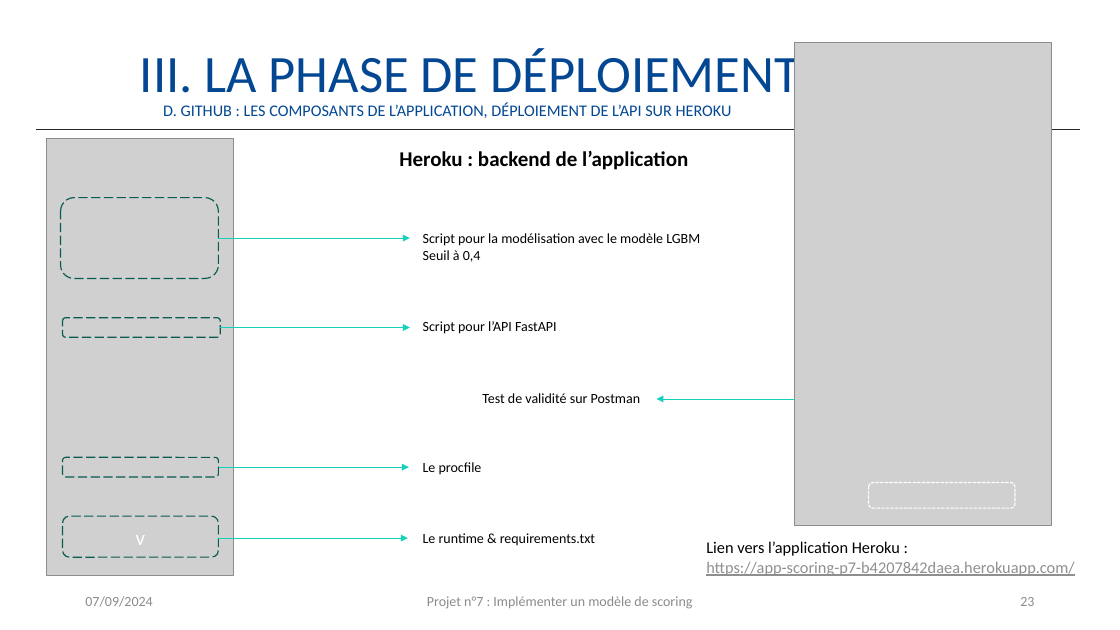
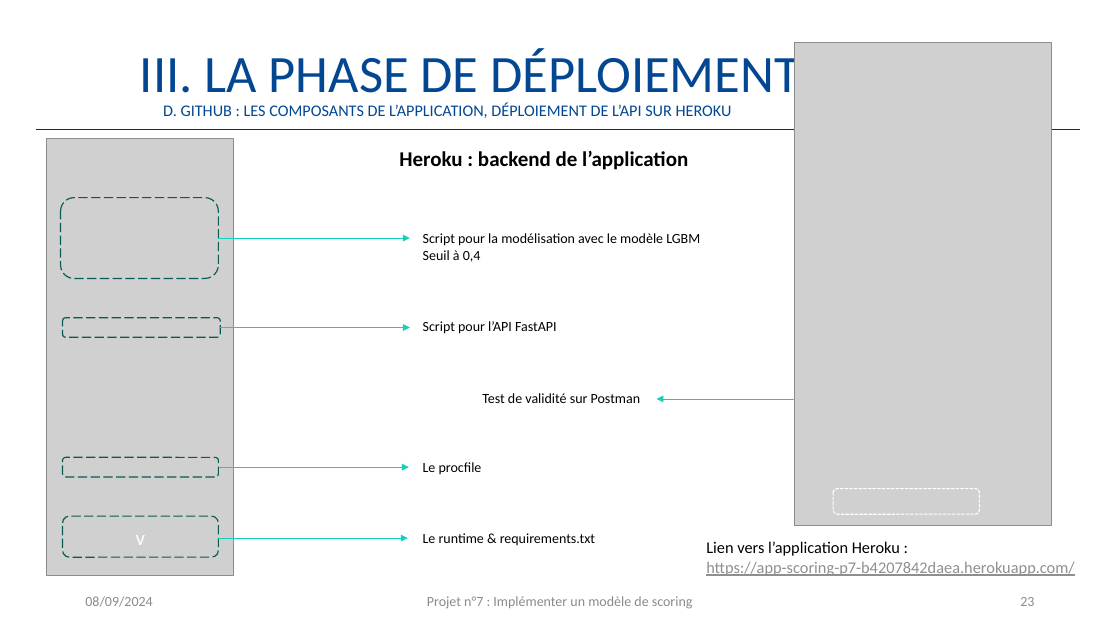
Before and after one commit to JustinVqr/P7_ScoringModel, a slide deck: slide 23 of présentation/Vacquerie_Justin_4_présentation_092024.pptx. Drawn at 1120x630 pixels with LibreOffice and Linux fonts; fonts in the diff are those of the drawing; grey boxes stand for pictures. Boxes give left, top, right and bottom in pixels: in the first picture for what was removed or moved away, otherwise in the second. Text is boxed around its words. In the diff, an @@ line names an element or a change of style, - is before the commit and + after.

```diff
--- a/présentation/Vacquerie_Justin_4_présentation_092024.pptx
+++ b/présentation/Vacquerie_Justin_4_présentation_092024.pptx
@@ rounded rectangle: place and size @@
-rounded rectangle at [869, 483, 1015, 508]
+rounded rectangle at [833, 489, 980, 514]
@@ text at [85, 596, 152, 607]: text changed @@
-07/09/2024
+08/09/2024
```
Also in this commit, not shown: 21 other slides changed.
